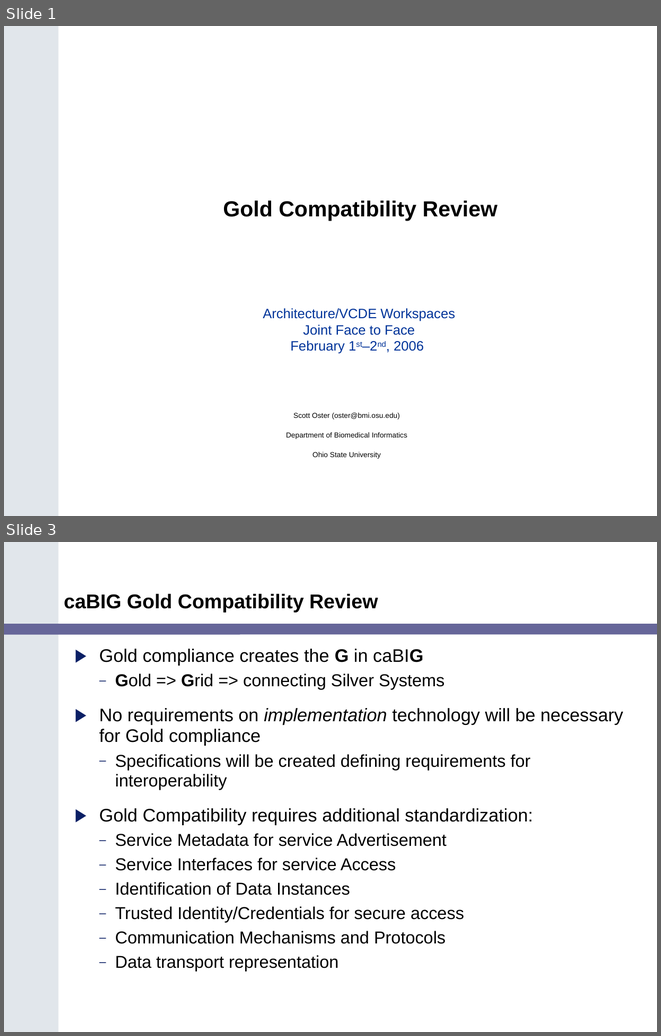
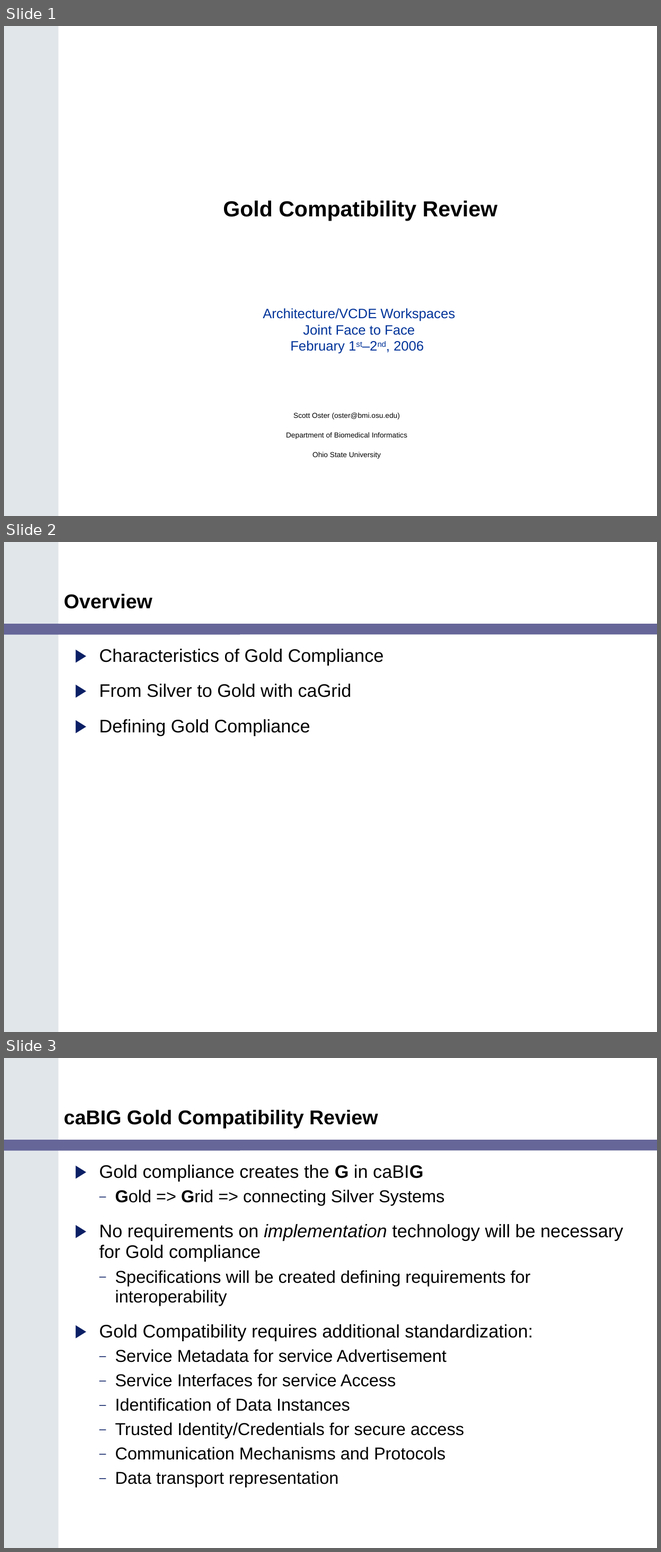
Before and after one commit to NCIP/cagrid-portal, a slide deck: cagrid-1-0/Documentation/presentations/200602_VCDE_ARCH/Gold_Review_Arch_VCDE_Feb1.ppt. Shown one above the other, each under a label of ours: slides 1 and 3 before the commit, slides 1, 2 and 3 after it; the slides between them are not shown. The pictures are 661x1036 and 661x1552 pixels, drawn with LibreOffice and Linux fonts; fonts in the diff are those of the drawing; background and template pictures are left out. Boxes give left, top, right and bottom in pixels: in the first picture for what was removed or moved away, otherwise in the second. Text is boxed around its words. In the diff, an @@ line names an element or a change of style, - is before the commit and + after.

```diff
--- a/cagrid-1-0/Documentation/presentations/200602_VCDE_ARCH/Gold_Review_Arch_VCDE_Feb1.ppt
+++ b/cagrid-1-0/Documentation/presentations/200602_VCDE_ARCH/Gold_Review_Arch_VCDE_Feb1.ppt
@@ slide 2 added at (4,542,657,1032), background #FFFFFF; not listed: 2 template elements that a slide beside it also shows @@
@@ title added at (64,593,152,609), 22 pt, text #000000, bold @@
+Overview
@@ text added at (99,649,384,735), 20 pt, text #000000 @@
+▶ Characteristics of Gold Compliance
+▶ From Silver to Gold with caGrid
+▶ Defining Gold Compliance
```
Also in this commit, not shown: 2 slides changed, 3 other slides added, 1 slide removed.
